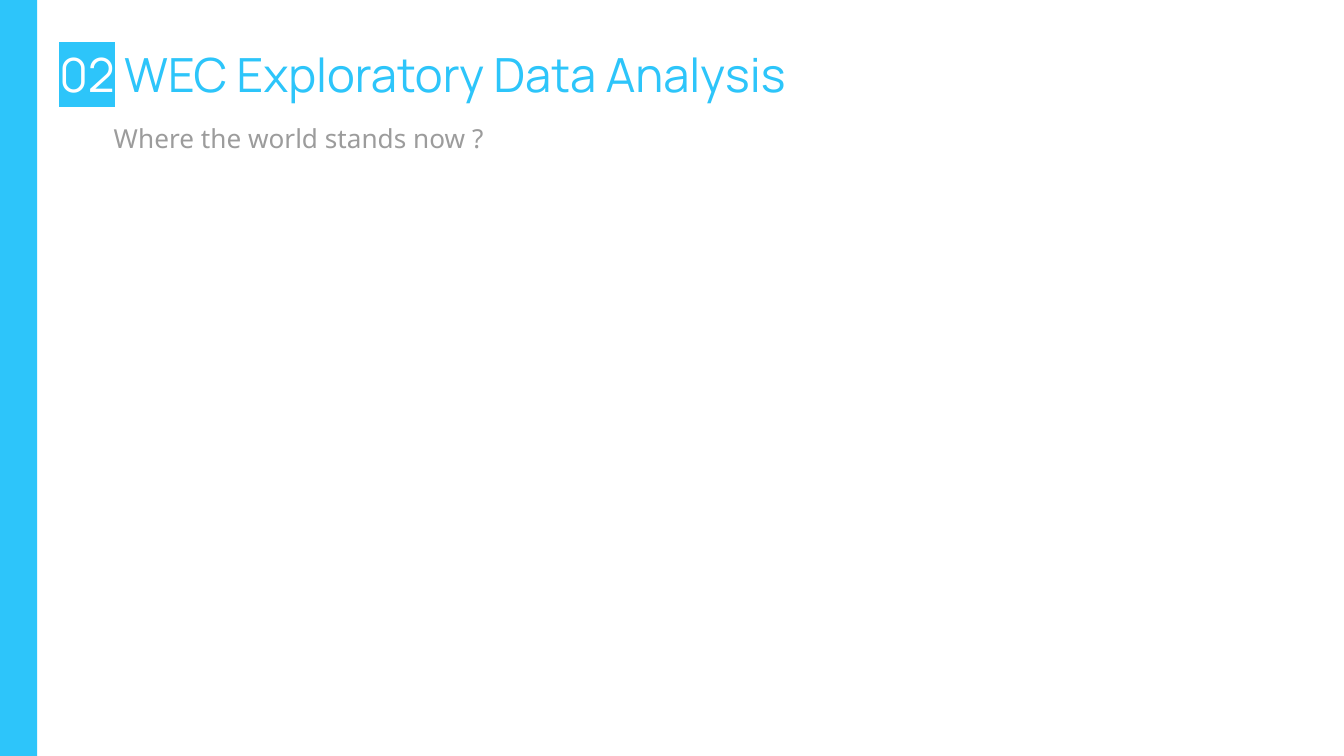
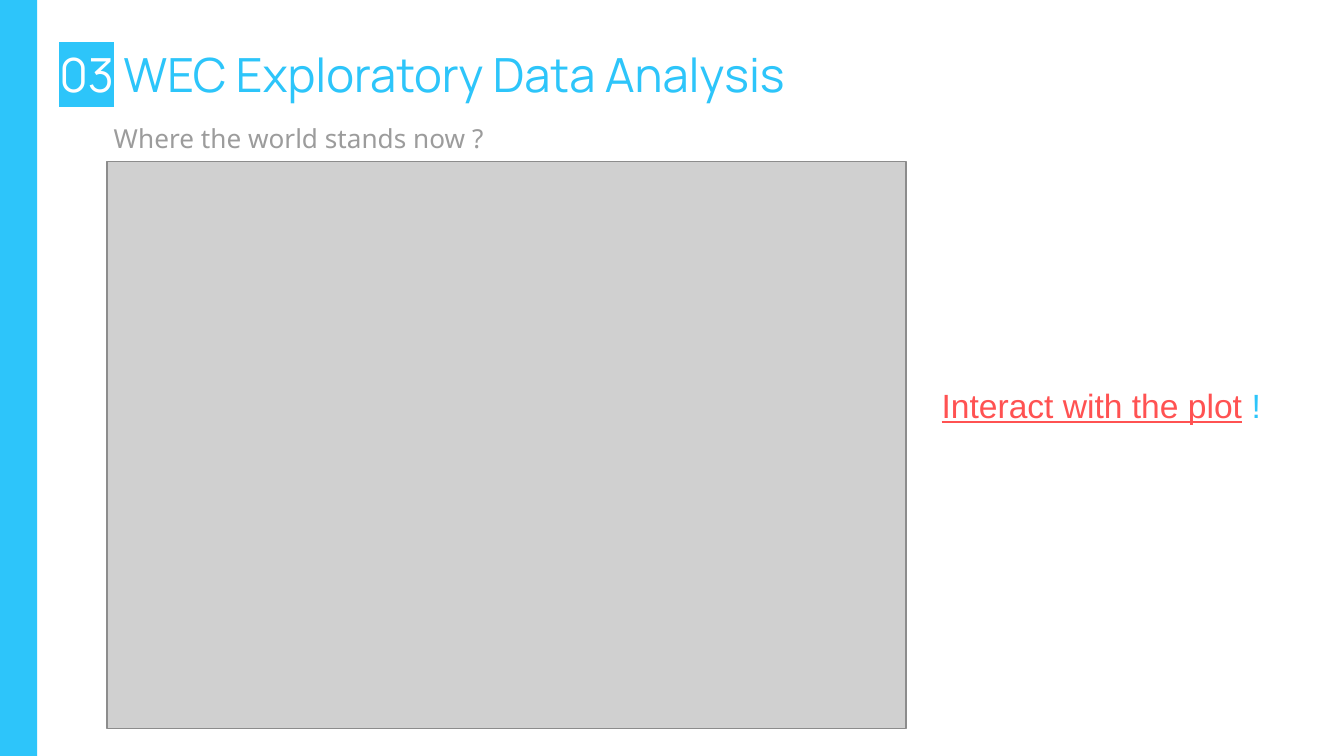
Before and after one commit to Edoardo1996/iornhack-final-project, a slide deck: slide 11 of pres/Ironhac-final-project.pptx. Drawn at 1344x756 pixels with LibreOffice and Linux fonts; fonts in the diff are those of the drawing; grey boxes stand for pictures; background and template pictures are left out. Boxes give left, top, right and bottom in pixels: in the first picture for what was removed or moved away, otherwise in the second. Text is boxed around its words. In the diff, an @@ line names an element or a change of style, - is before the commit and + after.

```diff
--- a/pres/Ironhac-final-project.pptx
+++ b/pres/Ironhac-final-project.pptx
@@ title at (59,57,785,104): text changed @@
-02 WEC Exploratory Data Analysis
+03 WEC Exploratory Data Analysis
@@ picture added at (108,161,906,728) @@
@@ text added at (942,393,1242,424), 18 pt, text #FF5252, underline @@
+Interact with the plot !
```
Also in this commit, not shown: 5 other slides changed, 12 slides added, 23 slides removed, 3 other files.
